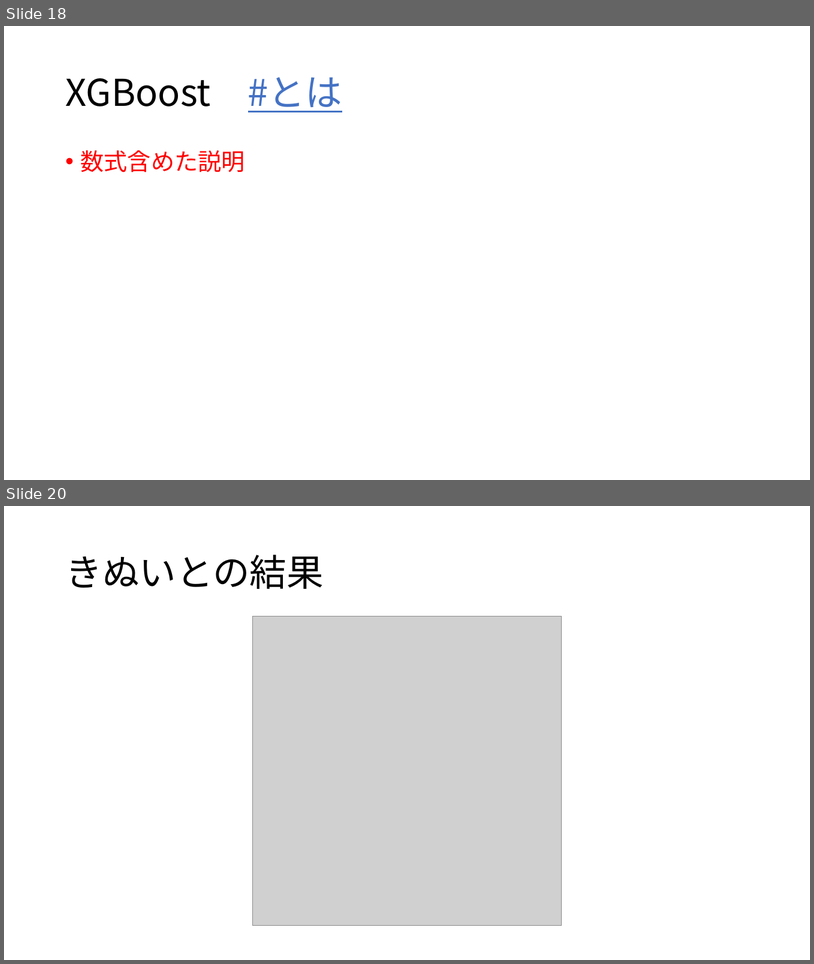
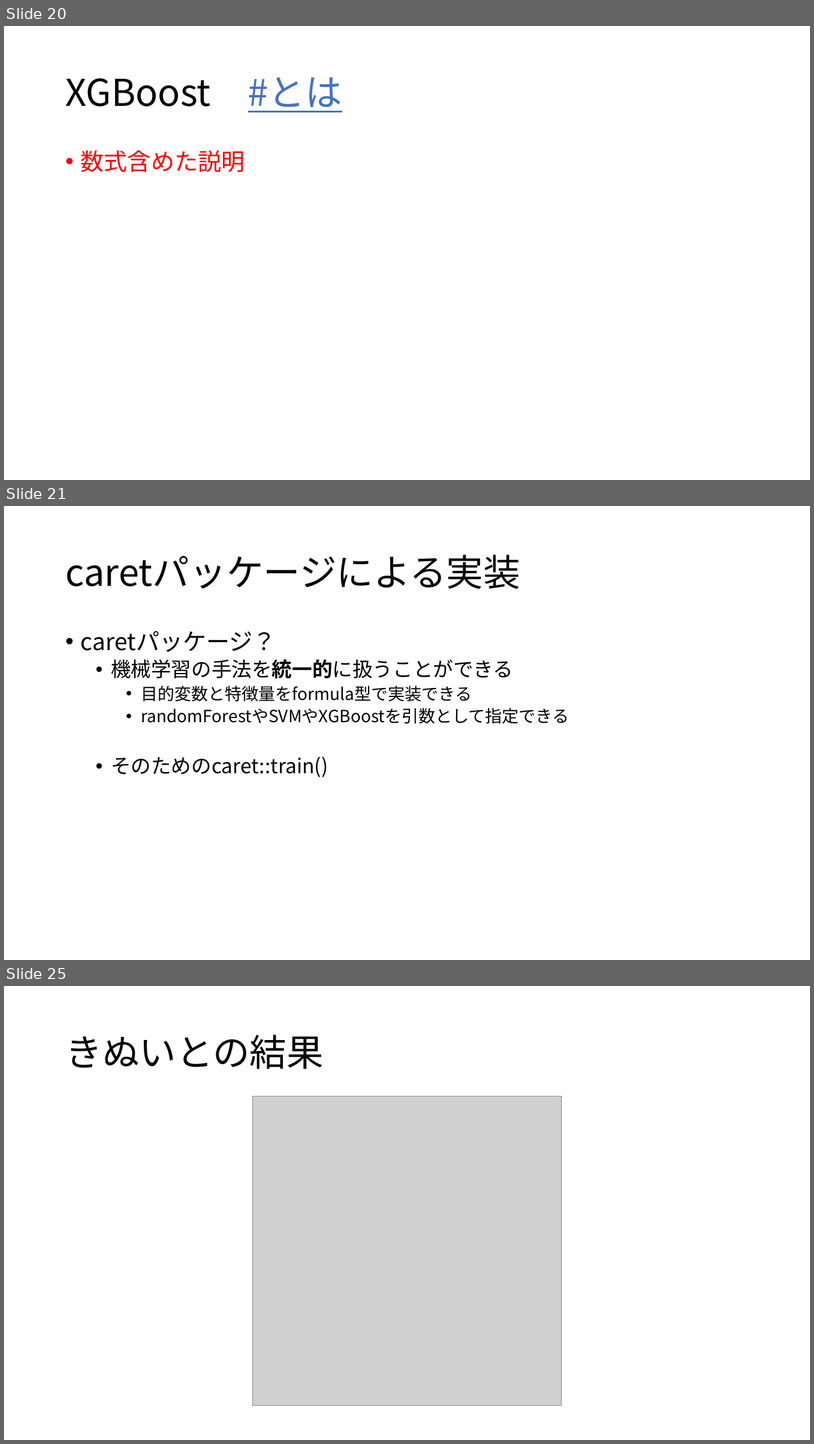
Before and after one commit to 8-u8/Kaggle, a slide deck: Santander/output/caretパッケージを使ったXGBoostのformula型.pptx. Shown one above the other, each under a label of ours: slides 18 and 20 before the commit, slides 20, 21 and 25 after it; the slides between them are not shown. The pictures are 814x964 and 814x1444 pixels, drawn with LibreOffice and Linux fonts; fonts in the diff are those of the drawing; grey boxes stand for pictures. Boxes give left, top, right and bottom in pixels: in the first picture for what was removed or moved away, otherwise in the second. Text is boxed around its words. In the diff, an @@ line names an element or a change of style, - is before the commit and + after.

```diff
--- a/Santander/output/caretパッケージを使ったXGBoostのformula型.pptx
+++ b/Santander/output/caretパッケージを使ったXGBoostのformula型.pptx
@@ slide 21 added at <box>4,506,810,960</box>, background #FFFFFF @@
@@ title added at <box>65,555,521,589</box>, 44 pt, text #000000 @@
+caretパッケージによる実装
@@ text added at <box>81,631,569,777</box>, 20 pt, text #000000 @@
+• caretパッケージ？
+  • 機械学習の手法を統一的に扱うことができる
+    • 目的変数と特徴量をformula型で実装できる
+    • randomForestやSVMやXGBoostを引数として指定できる
+  • そのためのcaret::train()
@@ what was slide 18 is now slide 20 @@
@@ what was slide 20 is now slide 25 @@
```
Also in this commit, not shown: 8 slides changed, 7 other slides added, 1 slide removed, 3 other files.
